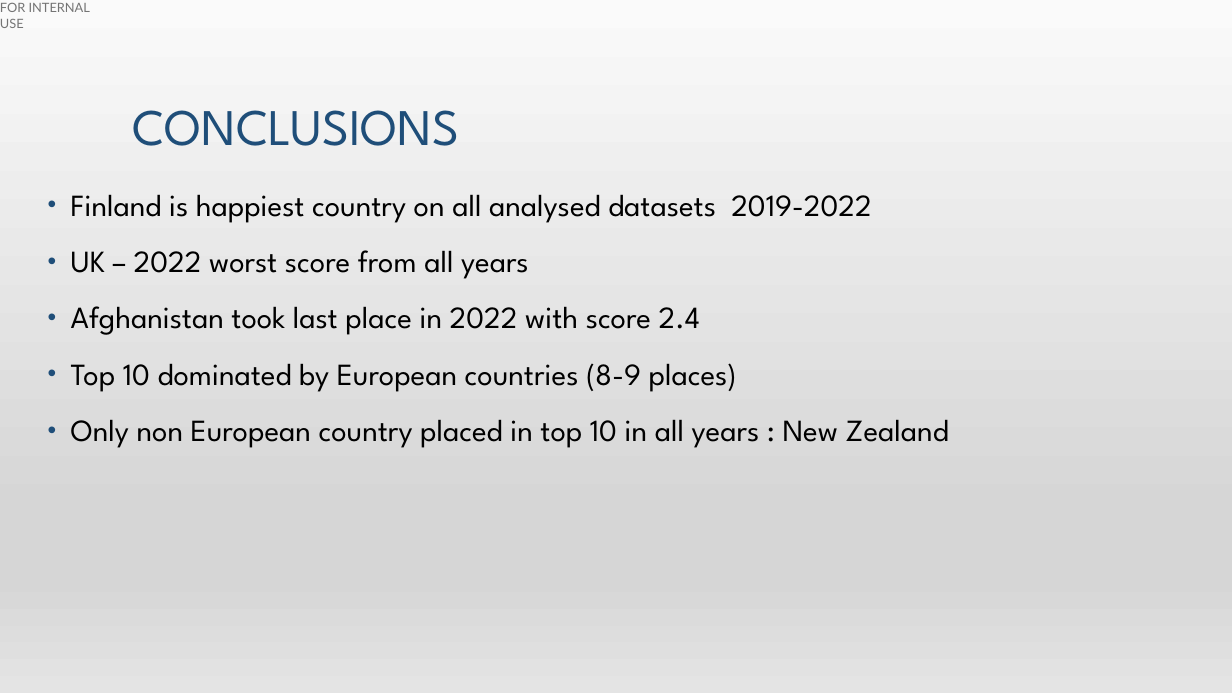
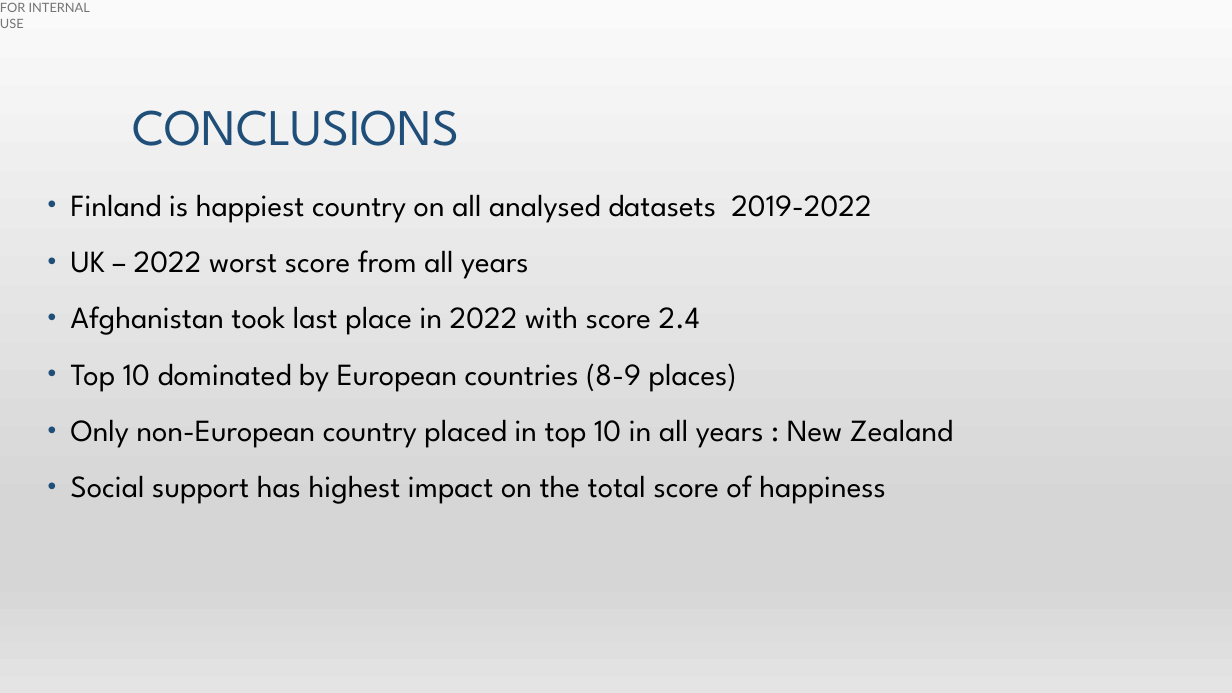
Before and after one commit to SNNandhini/Project-3-World_Happiness, a slide deck: slide 11 of World_happiness_presentation.pptx (slide 10 before the commit). Drawn at 1232x693 pixels with LibreOffice and Linux fonts; fonts in the diff are those of the drawing. Boxes give left, top, right and bottom in pixels: in the first picture for what was removed or moved away, otherwise in the second. Text is boxed around its words. In the diff, an @@ line names an element or a change of style, - is before the commit and + after.

Commit message:
presentation

```diff
--- a/World_happiness_presentation.pptx
+++ b/World_happiness_presentation.pptx
@@ text at (x1=71, y1=419, x2=953, y2=504): text changed @@
-• Only non European country placed in top 10 in all years : New Zealand
+• Only non-European country placed in top 10 in all years : New Zealand
+• Social support has highest impact on the total score of happiness
```
Also in this commit, not shown: 2 other slides changed, 1 slide added.
